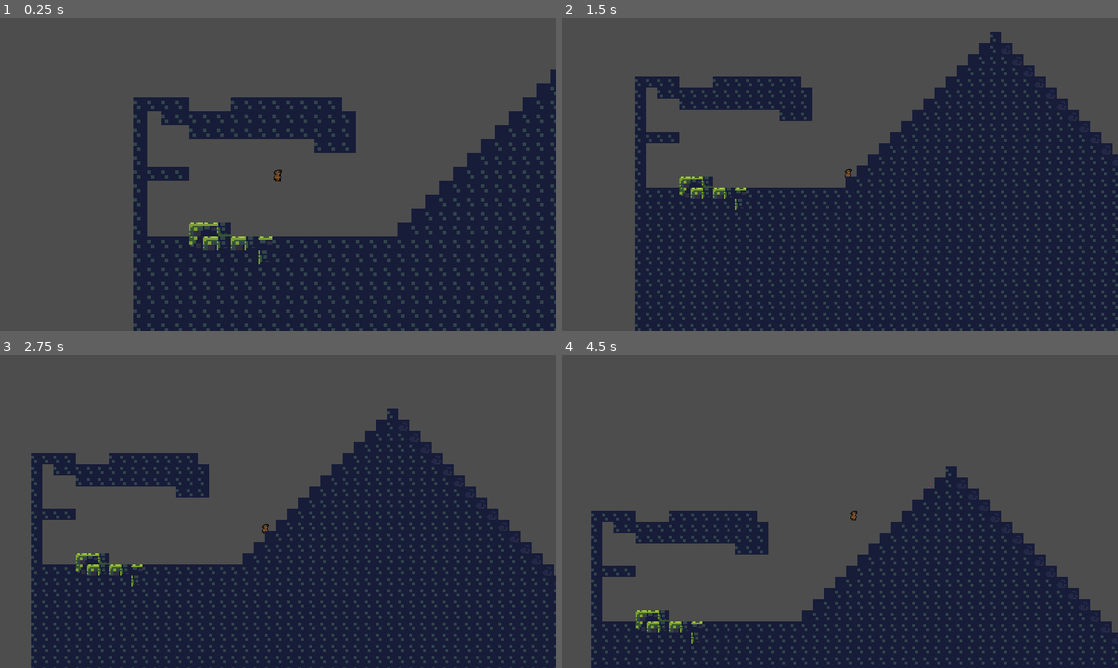
Above: before the commit, frames 1-4 (two rows, left to right).
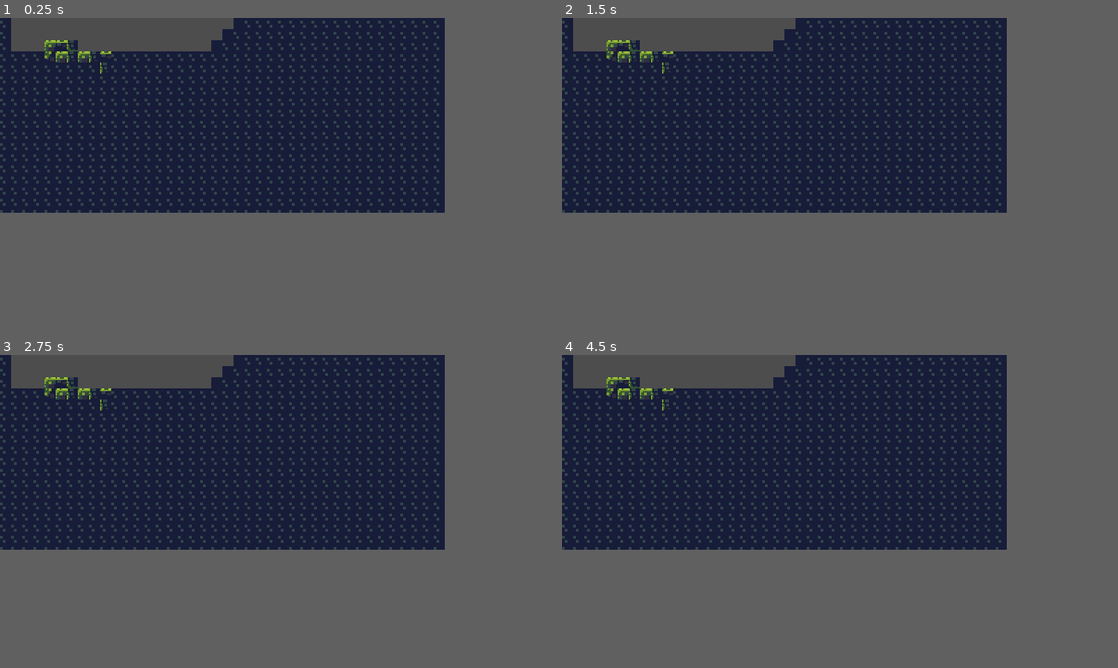
Above: after the commit, the same moments.

Repository: tetraminus/GrappleFormer
Game: Godot game, scene res://Rooms/Test/TestRoom1.tscn
The game is run twice, just before and just after one commit, with the same random seed, the same clock (stepped at 60 frames per second) and the same inputs.
Inputs (mouse positions are in pixels of both pictures, inside the frame that each line leads up to):
- Up to frame 1 (0.25 s): no input
- Up to frame 2 (1.5 s): move the mouse to (962, 158) at 0.52 s; hold D (move_right) 0.53-1.28 s; hold Space (jump) 0.53-1.28 s; click (962, 158) at 0.6 s; move the mouse to (728, 190) at 1.27 s; hold S (move_down) from 1.28 s (still down); tap Space (jump) at 1.35 s
- Up to frame 3 (2.75 s): tap Space (jump) at 1.52, 1.82 s; click (166, 527) at 1.55 s; move the mouse to (333, 442) at 2.02 s; release S (move_down) at 2.03 s; hold D (move_right) from 2.03 s (still down); hold Space (jump) from 2.03 s (still down); click (333, 442) at 2.1 s
- Up to frame 4 (4.5 s): move the mouse to (812, 574) at 2.77 s; release Space (jump) at 2.78 s; right-click (812, 574) at 2.85 s; tap Space (jump) at 3.02, 3.32, 4.35 s; click (812, 574) at 3.05 s; move the mouse to (1006, 558) at 3.52 s; release D (move_right) at 3.53 s; hold Space (jump) 3.53-4.28 s; hold A (move_left) from 3.53 s (still down); click (1006, 558) at 3.6 s; move the mouse to (673, 464) at 4.27 s
In our replay, the window is 800x450 before the commit and 640x280 after it. These sizes can differ from the game's own. Grey fills any space a smaller window leaves; there, only what the larger window draws over its background counts as a difference.

The runs differ from the first frame. In frame 1, 65% of the frame differs, in the area x 0-100%, y 0-100%; in frame 2, 48%; in frame 3, 54%; in frame 4, 66%.

Commit message:
resacaleing

Diff:
--- a/Rooms/Test/TestRoom1.tscn
+++ b/Rooms/Test/TestRoom1.tscn
@@ -644,20 +644,23 @@
 [node name="TestRoom1" type="Node2D"]
 
 [node name="player" parent="." instance=ExtResource("2_732wx")]
-position = Vector2(2665, -539)
+position = Vector2(67, 8)
 collision_priority = 100.0
+speed = 20
+max_speed = 200
+jump_speed = 200
+base_gravity = 6
 
 [node name="TileMap" type="TileMap" parent="."]
-scale = Vector2(32, 32)
 tile_set = SubResource("TileSet_wuuuw")
 format = 2
 layer_0/tile_data = PackedInt32Array(196610, 65536, 2, 196611, 65536, 2, 196612, 131072, 1, 196613, 0, 1, 196614, 0, 2, …(171671 unchanged characters)…
 
 [node name="StaticBody2D" type="StaticBody2D" parent="."]
-position = Vector2(17194, 11324)
-scale = Vector2(16, 16)
+position = Vector2(-218, -278)
+rotation = 0.71733
 collision_layer = 9
+metadata/_edit_group_ = true
 
 [node name="CollisionShape2D" type="CollisionShape2D" parent="StaticBody2D"]
-position = Vector2(1229.62, 669.375)
 shape = SubResource("RectangleShape2D_7errc")
--- a/player.gd
+++ b/player.gd
@@ -3,13 +3,16 @@
 
 class_name Player
 
-var speed = 320
-var max_speed = 3200
-var jump_speed = 3200
-var base_gravity = 100
-var Slope_Threshold = deg_to_rad(50.0)
+@export var speed = 320
+@export var max_speed = 3200
+@export var jump_speed = 3200
+@export var base_gravity = 100
+@export var Slope_Threshold_Degrees = 50.0
+var Slope_Threshold = deg_to_rad(Slope_Threshold_Degrees)
 var base_scale
-var grappleForceScalar =  4
+@export var grappleForceScalar =  4
+
+
 
 
 var gravity
@@ -88,6 +91,8 @@
 	# move along the slope if on a slope
 	if on_ground and collision.get_angle() != 0:
 		# rotate the motion vector to the normal of the slope using the collision normal
+		print(collision.get_angle())
+
 		if grapplepoint == null:
 			motion = motion.rotated(collision.get_normal().angle() + PI/2)
 
@@ -186,7 +191,8 @@
 	if test_move(transform, Vector2(0, 1), collision) and not sliding and abs(collision.get_angle()) > 0:
 		gravity = 0
 		#apply force to push player onto slope using the collision normal
-		apply_central_force (collision.get_normal() * -10000)
+		apply_central_force (collision.get_normal() * -6)
+		pass
 
 	else:
 		gravity = base_gravity
--- a/player.tscn
+++ b/player.tscn
@@ -3,6 +3,7 @@
 [ext_resource type="Script" path="res://player.gd" id="1_2nm25"]
 [ext_resource type="Texture2D" uid="uid://3d1d2ku7nsja" path="res://assets/playerSpritesheet.png" id="3_khbbs"]
 [ext_resource type="PackedScene" uid="uid://dsf78g47rf8uj" path="res://grapple_holder.tscn" id="3_m87yc"]
+[ext_resource type="Texture2D" uid="uid://ianc8st1baeu" path="res://assets/GrappleParticle.png" id="4_c4hxi"]
 
 [sub_resource type="PhysicsMaterial" id="PhysicsMaterial_bfvmk"]
 friction = 0.0
@@ -221,21 +222,15 @@
 [sub_resource type="ParticleProcessMaterial" id="ParticleProcessMaterial_351ax"]
 particle_flag_align_y = true
 particle_flag_disable_z = true
-spread = 180.0
+spread = 0.0
 gravity = Vector3(2.08165e-12, 2.08165e-12, 2.08165e-12)
-initial_velocity_min = 153.28
-initial_velocity_max = 167.88
+initial_velocity_max = 10.0
 angular_velocity_min = 252.26
 angular_velocity_max = 252.26
 orbit_velocity_min = 0.0
 orbit_velocity_max = 0.0
-linear_accel_min = 13.14
-linear_accel_max = 13.14
-scale_min = 10.0
-scale_max = 10.0
 scale_curve = SubResource("CurveTexture_ocxf0")
-
-[sub_resource type="PlaceholderTexture2D" id="PlaceholderTexture2D_afpco"]
+color_ramp = SubResource("GradientTexture1D_q0ahq")
 
 [node name="player" type="RigidBody2D"]
 physics_material_override = SubResource("PhysicsMaterial_bfvmk")
@@ -251,8 +246,8 @@
 [node name="Camera2D" type="Camera2D" parent="."]
 
 [node name="GrappleHolder" parent="." instance=ExtResource("3_m87yc")]
-grappledistance = 10000
-grapplespeed = 10000
+grappledistance = 1250
+grapplespeed = 1250
 
 [node name="Icon" type="AnimatedSprite2D" parent="."]
 scale = Vector2(16, 16)
@@ -261,9 +256,10 @@
 frame_progress = 0.455326
 
 [node name="GrappleVis" type="GPUParticles2D" parent="."]
-amount = 100
+amount = 10
 process_material = SubResource("ParticleProcessMaterial_351ax")
-texture = SubResource("PlaceholderTexture2D_afpco")
+texture = ExtResource("4_c4hxi")
 
 [node name="Line2D" type="Line2D" parent="GrappleVis"]
-default_color = Color(0.164706, 0, 1, 1)
+width = 2.0
+default_color = Color(0.360784, 0.360784, 1, 1)
--- a/project.godot
+++ b/project.godot
@@ -17,8 +17,8 @@
 
 [display]
 
-window/size/viewport_width=10240
-window/size/viewport_height=5760
+window/size/viewport_width=320
+window/size/viewport_height=140
 window/size/window_width_override=1152
 window/size/window_height_override=648
 window/stretch/mode="canvas_items"
@@ -65,10 +65,6 @@
 ]
 }
 
-[physics]
-
-2d/solver/default_contact_bias=1.0
-
 [rendering]
 
 textures/canvas_textures/default_texture_filter=0
Binary file added: assets/GrappleParticle.png
Not shown, added: assets/GrappleParticle.png.import
